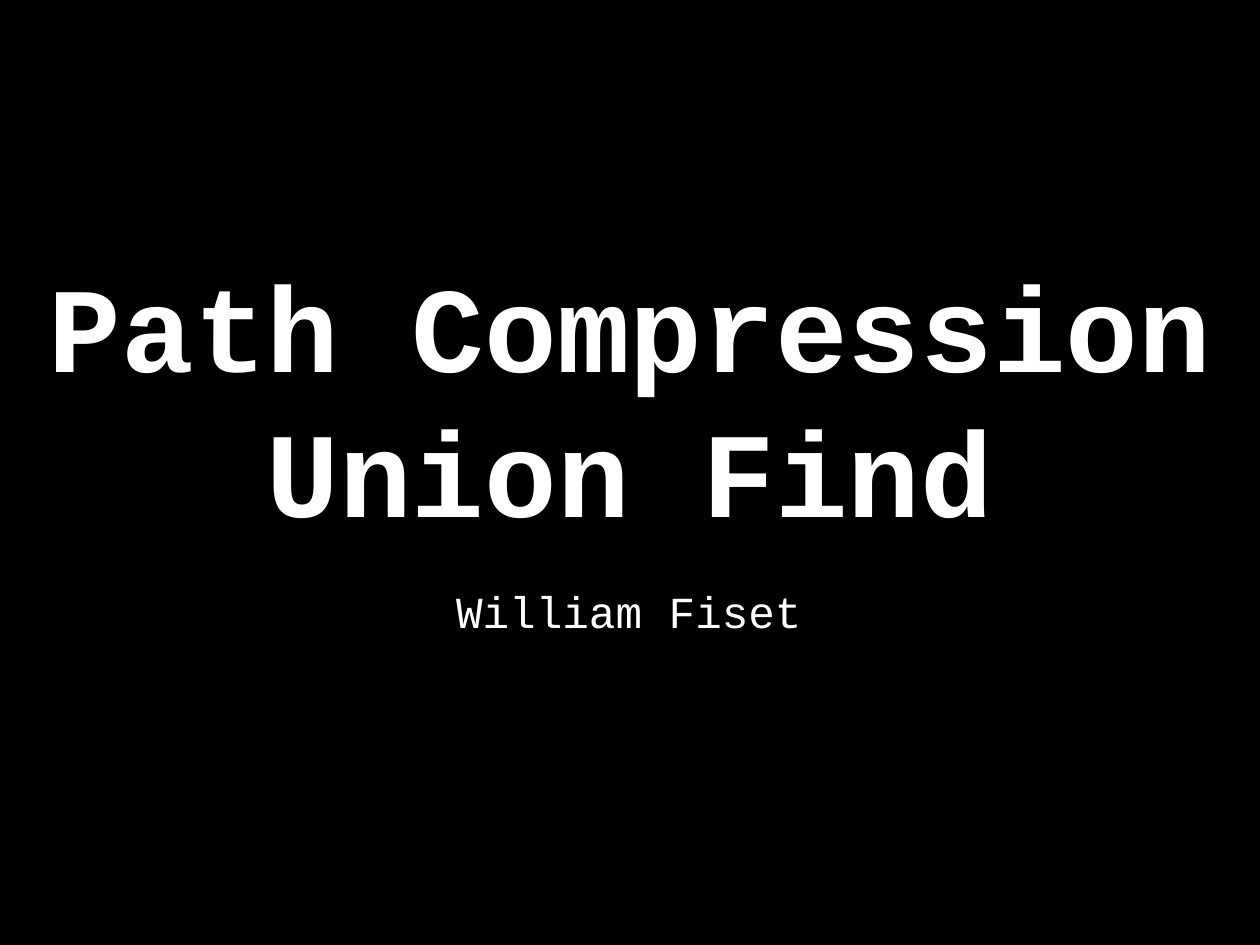
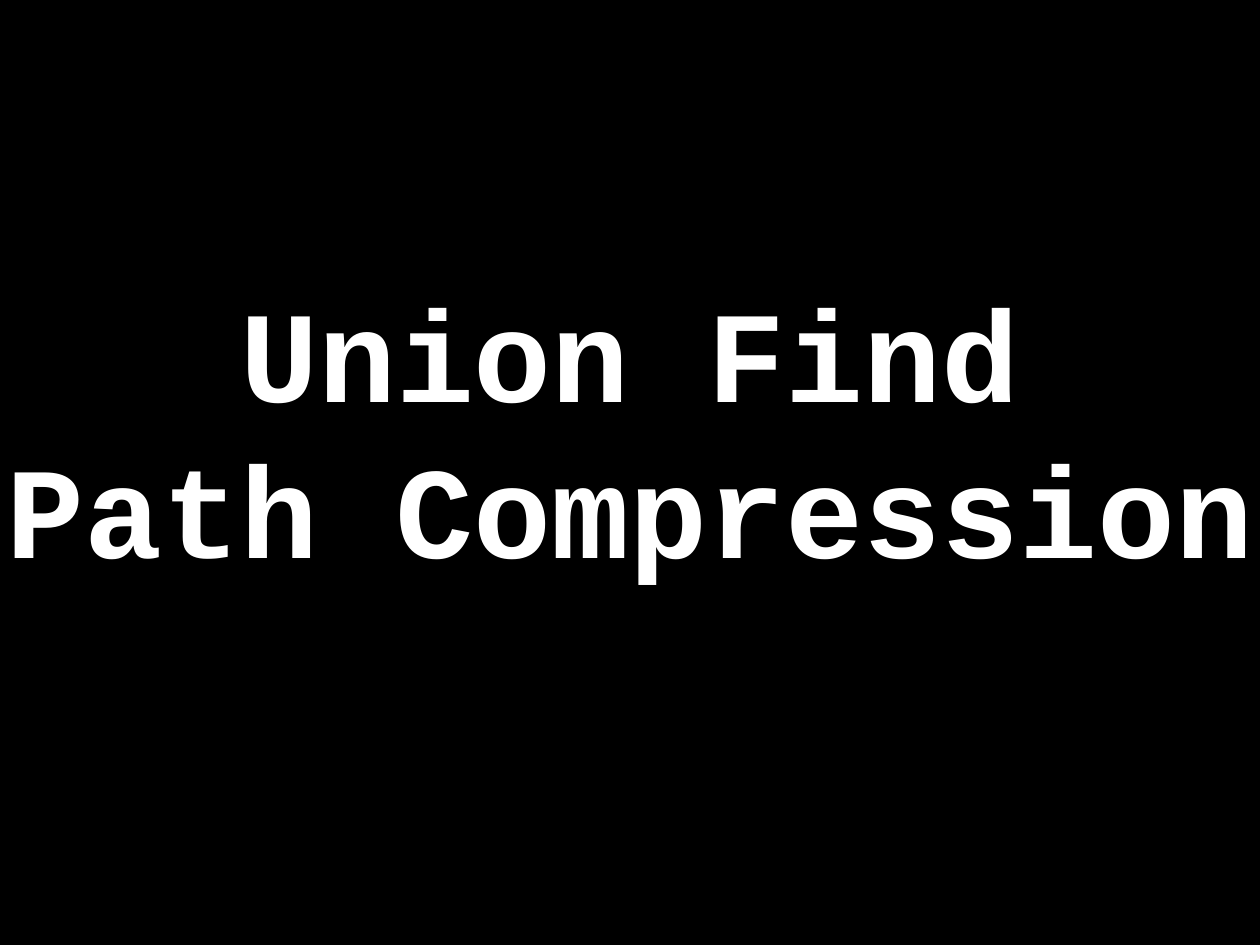
Before and after one commit to williamfiset/DEPRECATED-data-structures, a slide deck: slide 99 of Unionfind/presentation/UnionFind.pptx (slide 115 before the commit). Drawn at 1260x945 pixels with LibreOffice and Linux fonts; fonts in the diff are those of the drawing. Boxes give left, top, right and bottom in pixels: in the first picture for what was removed or moved away, otherwise in the second. Text is boxed around its words. In the diff, an @@ line names an element or a change of style, - is before the commit and + after.

Commit message:
Updated UF slides

```diff
--- a/Unionfind/presentation/UnionFind.pptx
+++ b/Unionfind/presentation/UnionFind.pptx
@@ title "Union Find" moved from (x1=49, y1=285, x2=1211, y2=519) to (x1=6, y1=308, x2=1254, y2=585) @@
@@ title at (x1=240, y1=308, x2=1020, y2=404): paragraph added @@
+Union Find
@@ title at (x1=267, y1=430, x2=994, y2=519): paragraph removed @@
-Union Find
@@ title at (x1=6, y1=464, x2=1254, y2=585): size 98.4 to 105.6 pt in "Path Compression" @@
@@ text removed at (x1=456, y1=596, x2=802, y2=629) @@
-William Fiset
```
Also in this commit, not shown: 2 other slides changed, 21 slides removed, 2 other files.
